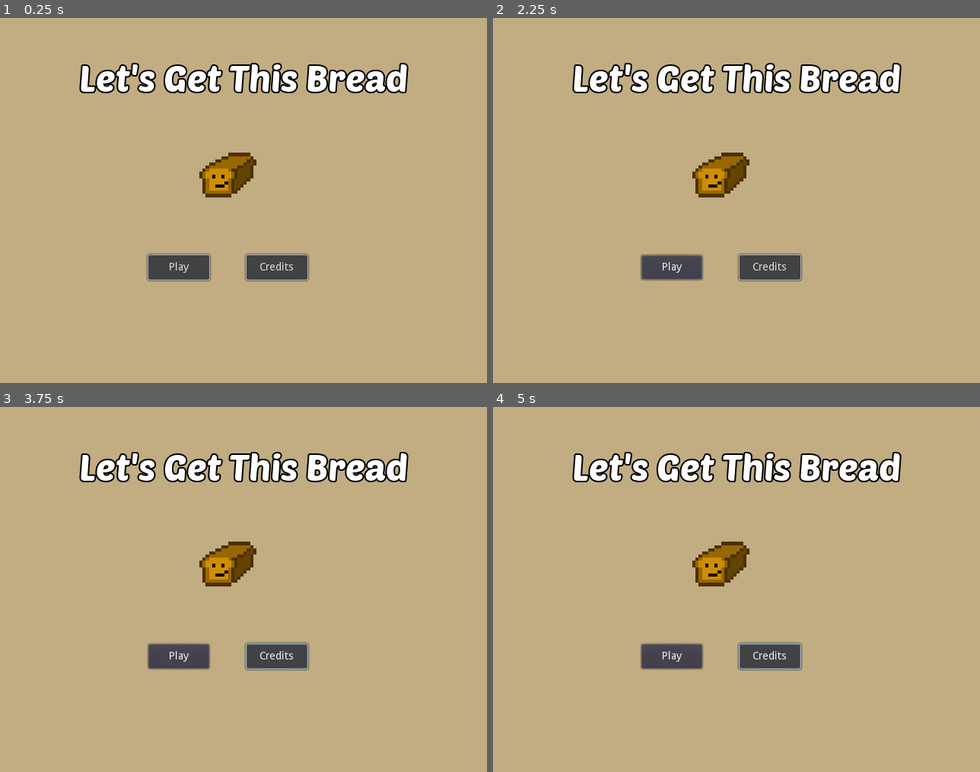
Above: before the commit, frames 1-4 (two rows, left to right).
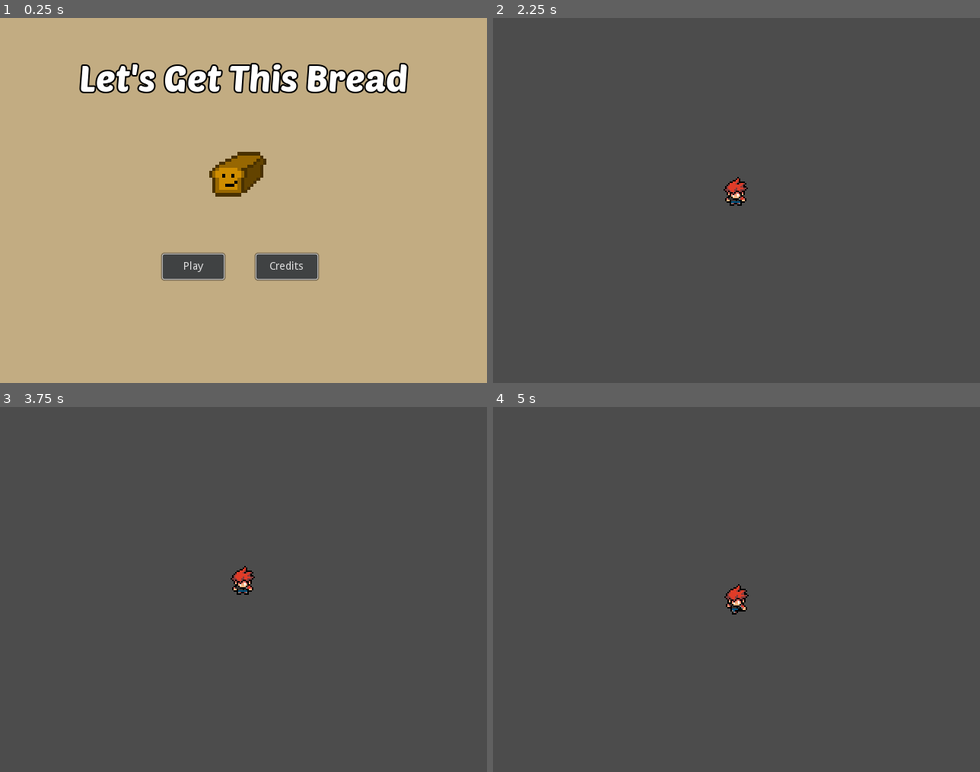
Above: after the commit, the same moments.

Repository: RokaRoka/get-this-bread
Game: Godot game, scene res://Menus/Title.tscn
Same seed, same stepped clock (60 frames per second), same inputs: the game is played once before the commit and once after it. This scene is started directly instead of the project's main scene.
Inputs (mouse positions are in pixels of both pictures, inside the frame that each line leads up to):
- Up to frame 1 (0.25 s): no input
- Up to frame 2 (2.25 s): click "Credits" at 0.5 s; click (926, 357) at 1.25 s, where only the run after the commit has a clickable "Back"; click "Play" at 2 s
- Up to frame 3 (3.75 s): click (180, 655) at 2.75 s, where only the run before the commit has a clickable "Play"; tap Enter (ui_accept) at 3.5 s; hold Right (ui_right) from 3.53 s (still down)
- Up to frame 4 (5 s): tap Enter (ui_accept) at 3.77 s; release Right (ui_right) at 4.28 s; hold Down (ui_down) from 4.28 s (still down)

The runs differ from the first frame. In frame 1, 2.4% of the frame differs, in the area x 30-66%, y 36-73%; in frame 2, 98%; in frame 3, 98%, in the area x 0-100%, y 0-100%; in frame 4, 98%.

Commit message:
Menuing complete!

Diff:
--- /dev/null
+++ b/Menus/MainMenu.gd
@@ -0,0 +1,23 @@
+extends Control
+
+export (String) var levelPath = ""
+
+func loadLevel():
+	if ResourceLoader.exists(levelPath):
+		$MainMenu/PlayBtn.hide()
+		$MainMenu/CreditsBtn.hide()
+		$Label.text = "Loading"
+		get_tree().change_scene(levelPath)
+
+func _on_CreditsBtn_pressed():
+	$MainMenu.hide()
+	$Credits.show()
+
+
+func _on_BackBtn_pressed():
+	$MainMenu.show()
+	$Credits.hide()
+
+
+func _on_PlayBtn_pressed():
+	loadLevel()
--- a/Menus/Title.tscn
+++ b/Menus/Title.tscn
@@ -1,7 +1,10 @@
-[gd_scene load_steps=5 format=2]
+[gd_scene load_steps=10 format=2]
 
 [ext_resource path="res://General/Fonts/poetsen_one/PoetsenOne-Regular.ttf" type="DynamicFontData" id=1]
 [ext_resource path="res://resources/Bread/BreadBoi.png" type="Texture" id=2]
+[ext_resource path="res://General/Fonts/biko/Biko_Bold.otf" type="DynamicFontData" id=3]
+[ext_resource path="res://General/Fonts/biko/Biko_Regular.otf" type="DynamicFontData" id=4]
+[ext_resource path="res://Menus/MainMenu.gd" type="Script" id=5]
 
 [sub_resource type="DynamicFont" id=1]
 size = 48
@@ -27,22 +30,37 @@
 expand_margin_bottom = 1.0
 shadow_size = 2
 
-[node name="Title" type="Control"]
-anchor_right = 1.0
-anchor_bottom = 1.0
-__meta__ = {
-"_edit_use_anchors_": false
-}
-
-[node name="ColorRect" type="ColorRect" parent="."]
+[sub_resource type="DynamicFont" id=3]
+size = 18
+use_mipmaps = true
+use_filter = true
+font_data = ExtResource( 3 )
+
+[sub_resource type="DynamicFont" id=4]
+use_mipmaps = true
+use_filter = true
+font_data = ExtResource( 4 )
+
+[node name="TitleScreen" type="Control"]
+anchor_right = 1.0
+anchor_bottom = 1.0
+script = ExtResource( 5 )
+__meta__ = {
+"_edit_horizontal_guides_": [  ],
+"_edit_use_anchors_": false,
+"_edit_vertical_guides_": [  ]
+}
+levelPath = "res://World.tscn"
+
+[node name="BG" type="ColorRect" parent="."]
 anchor_right = 1.0
 anchor_bottom = 1.0
 color = Color( 0.760784, 0.67451, 0.509804, 1 )
 
 [node name="Label" type="Label" parent="."]
 anchor_right = 1.0
-margin_top = 49.4738
-margin_bottom = 63.4738
+margin_top = 49.0
+margin_bottom = 107.0
 custom_fonts/font = SubResource( 1 )
 text = "Let's Get This Bread"
 align = 1
@@ -50,35 +68,210 @@
 "_edit_use_anchors_": false
 }
 
-[node name="PlayBtn" type="Button" parent="."]
-margin_left = 194.549
-margin_top = 312.0
-margin_right = 274.549
-margin_bottom = 344.0
+[node name="MainMenu" type="Control" parent="."]
+anchor_right = 1.0
+anchor_bottom = 1.0
+__meta__ = {
+"_edit_lock_": true,
+"_edit_use_anchors_": false
+}
+
+[node name="PlayBtn" type="Button" parent="MainMenu"]
+margin_left = 214.269
+margin_top = 311.143
+margin_right = 294.269
+margin_bottom = 343.143
 custom_styles/normal = SubResource( 2 )
 text = "Play"
 __meta__ = {
 "_edit_use_anchors_": false
 }
 
-[node name="CreditsBtn" type="Button" parent="."]
-margin_left = 324.0
-margin_top = 312.0
-margin_right = 404.0
-margin_bottom = 344.0
+[node name="CreditsBtn" type="Button" parent="MainMenu"]
+margin_left = 336.861
+margin_top = 311.143
+margin_right = 416.861
+margin_bottom = 343.143
 custom_styles/normal = SubResource( 2 )
 text = "Credits"
 __meta__ = {
 "_edit_use_anchors_": false
 }
 
-[node name="Bread" type="TextureRect" parent="."]
-margin_left = 233.497
-margin_top = 139.762
-margin_right = 366.497
-margin_bottom = 272.762
+[node name="Bread" type="TextureRect" parent="MainMenu"]
+margin_left = 246.357
+margin_top = 138.904
+margin_right = 379.357
+margin_bottom = 271.904
 texture = ExtResource( 2 )
 expand = true
 __meta__ = {
 "_edit_use_anchors_": false
 }
+
+[node name="Credits" type="Control" parent="."]
+visible = false
+anchor_right = 1.0
+anchor_bottom = 1.0
+__meta__ = {
+"_edit_lock_": true,
+"_edit_use_anchors_": false
+}
+
+[node name="MadeBy" type="Label" parent="Credits"]
+anchor_left = 0.5
+anchor_right = 0.5
+margin_left = -59.0
+margin_top = 138.8
+margin_right = 59.0
+margin_bottom = 152.8
+custom_colors/font_color = Color( 0, 0, 0, 1 )
+text = "A game made by"
+__meta__ = {
+"_edit_use_anchors_": false
+}
+
+[node name="Gasp,ThoseGuys" type="Label" parent="Credits"]
+anchor_left = 0.5
+anchor_right = 0.5
+margin_left = -56.2631
+margin_top = 164.421
+margin_right = 53.7369
+margin_bottom = 205.421
+custom_fonts/font = SubResource( 3 )
+custom_colors/font_color = Color( 0, 0, 0, 1 )
+text = "Diyab Khan
+Sam Scott"
+align = 1
+__meta__ = {
+"_edit_use_anchors_": false
+}
+
+[node name="WithTheHelpOf" type="Label" parent="Credits"]
+anchor_left = 0.5
+anchor_right = 0.5
+margin_left = -59.0
+margin_top = 236.088
+margin_right = 59.0
+margin_bottom = 250.088
+custom_colors/font_color = Color( 0, 0, 0, 1 )
+text = "With the help of..."
+__meta__ = {
+"_edit_use_anchors_": false
+}
+
+[node name="Credits" type="HBoxContainer" parent="Credits"]
+anchor_top = 1.0
+anchor_right = 1.0
+anchor_bottom = 1.0
+margin_left = 32.0
+margin_top = -209.66
+margin_right = -32.0
+margin_bottom = -59.6601
+grow_horizontal = 2
+custom_constants/separation = 8
+alignment = 1
+__meta__ = {
+"_edit_use_anchors_": false
+}
+
+[node name="VBoxArt" type="VBoxContainer" parent="Credits/Credits"]
+margin_left = 17.0
+margin_right = 192.0
+margin_bottom = 150.0
+
+[node name="ArtTitle" type="Label" parent="Credits/Credits/VBoxArt"]
+margin_right = 175.0
+margin_bottom = 19.0
+custom_fonts/font = SubResource( 3 )
+custom_colors/font_color = Color( 0, 0, 0, 1 )
+text = "Art"
+align = 1
+__meta__ = {
+"_edit_use_anchors_": false
+}
+
+[node name="HSeparator" type="HSeparator" parent="Credits/Credits/VBoxArt"]
+margin_top = 23.0
+margin_right = 175.0
+margin_bottom = 27.0
+
+[node name="Credit1" type="Label" parent="Credits/Credits/VBoxArt"]
+margin_top = 31.0
+margin_right = 175.0
+margin_bottom = 47.0
+custom_fonts/font = SubResource( 4 )
+custom_colors/font_color = Color( 0, 0, 0, 1 )
+text = "Cool art by Person Name"
+
+[node name="VBoxFont" type="VBoxContainer" parent="Credits/Credits"]
+margin_left = 200.0
+margin_right = 375.0
+margin_bottom = 150.0
+
+[node name="ArtTitle" type="Label" parent="Credits/Credits/VBoxFont"]
+margin_right = 175.0
+margin_bottom = 19.0
+custom_fonts/font = SubResource( 3 )
+custom_colors/font_color = Color( 0, 0, 0, 1 )
+text = "Font"
+align = 1
+__meta__ = {
+"_edit_use_anchors_": false
+}
+
+[node name="HSeparator" type="HSeparator" parent="Credits/Credits/VBoxFont"]
+margin_top = 23.0
+margin_right = 175.0
+margin_bottom = 27.0
+
+[node name="Credit1" type="Label" parent="Credits/Credits/VBoxFont"]
+margin_top = 31.0
+margin_right = 175.0
+margin_bottom = 47.0
+custom_fonts/font = SubResource( 4 )
+custom_colors/font_color = Color( 0, 0, 0, 1 )
+text = "Cool art by Person Name"
+
+[node name="VBoxSound" type="VBoxContainer" parent="Credits/Credits"]
+margin_left = 383.0
+margin_right = 558.0
+margin_bottom = 150.0
+
+[node name="ArtTitle" type="Label" parent="Credits/Credits/VBoxSound"]
+margin_right = 175.0
+margin_bottom = 19.0
+custom_fonts/font = SubResource( 3 )
+custom_colors/font_color = Color( 0, 0, 0, 1 )
+text = "Sound"
+align = 1
+__meta__ = {
+"_edit_use_anchors_": false
+}
+
+[node name="HSeparator" type="HSeparator" parent="Credits/Credits/VBoxSound"]
+margin_top = 23.0
+margin_right = 175.0
+margin_bottom = 27.0
+
+[node name="Credit1" type="Label" parent="Credits/Credits/VBoxSound"]
+margin_top = 31.0
+margin_right = 175.0
+margin_bottom = 47.0
+custom_fonts/font = SubResource( 4 )
+custom_colors/font_color = Color( 0, 0, 0, 1 )
+text = "Cool art by Person Name"
+
+[node name="BackBtn" type="Button" parent="Credits"]
+margin_left = 529.264
+margin_top = 429.895
+margin_right = 609.264
+margin_bottom = 461.895
+custom_styles/normal = SubResource( 2 )
+text = "Back"
+__meta__ = {
+"_edit_use_anchors_": false
+}
+[connection signal="pressed" from="MainMenu/PlayBtn" to="." method="_on_PlayBtn_pressed"]
+[connection signal="pressed" from="MainMenu/CreditsBtn" to="." method="_on_CreditsBtn_pressed"]
+[connection signal="pressed" from="Credits/BackBtn" to="." method="_on_BackBtn_pressed"]
